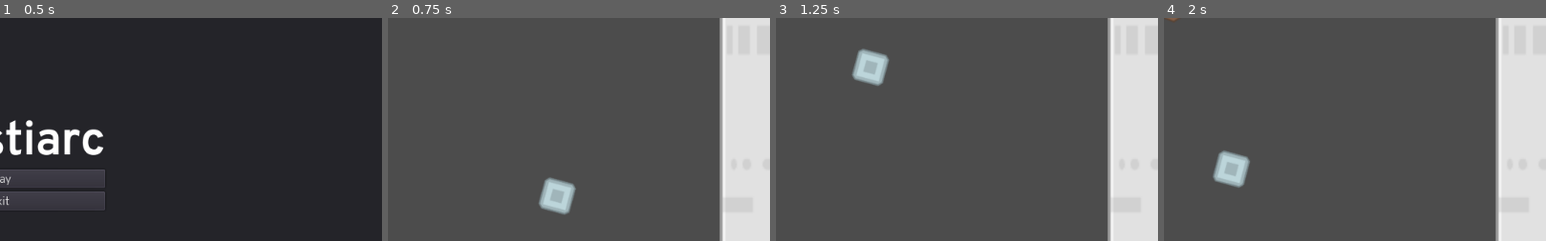
Above: before the commit, frames 1-4 (left to right).
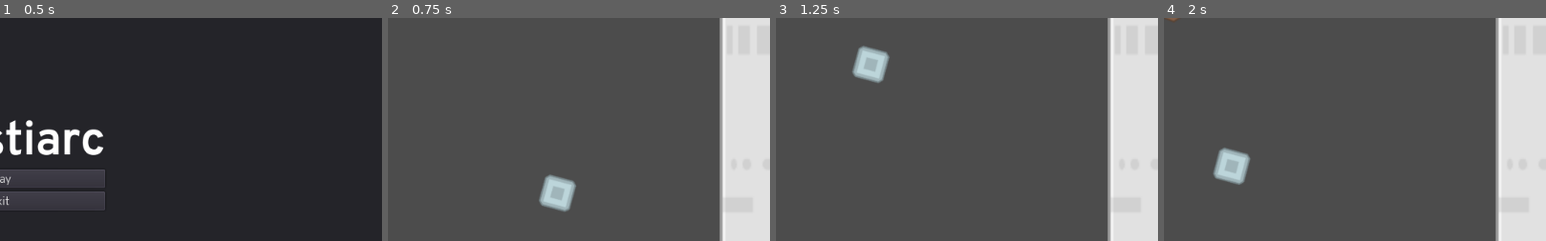
Above: after the commit, the same moments.

Repository: DrgnInventor/celestiarc
Game: Godot game, scene res://scenes/MainMenu.tscn
Same seed, same stepped clock (60 frames per second), same inputs: the game is played once before the commit and once after it.
Inputs:
- Up to frame 1 (0.5 s): no input
- Up to frame 2 (0.75 s): click "Play" at 0.5 s
- Up to frame 3 (1.25 s): no input
- Up to frame 4 (2 s): no input
The pictures show only the part of the screen within x 50-100%, y 19-69%; the shares and areas given below are measured in that part.

Frame 1 is identical in both runs. In frame 2, 0.5% of the frame differs, in the area x 39-50%, y 70-89%; in frame 3, 0.5%, in the area x 19-30%, y 12-31%; in frame 4, 0.5%.

Commit message:
Make platform react to radius in editor

Diff:
--- a/scenes/Main.tscn
+++ b/scenes/Main.tscn
@@ -34,5 +34,6 @@
 position = Vector2( 1021.85, 296.665 )
 
 [node name="RotatingPlatform" parent="." instance=ExtResource( 3 )]
-position = Vector2( 688.777, 268.303 )
+position = Vector2( 689.191, 264.475 )
+radius = 100
 rotational_velocity = 6.28
--- a/scripts/RotatingPlatform.gd
+++ b/scripts/RotatingPlatform.gd
@@ -1,13 +1,32 @@
+tool
 extends Node2D
 
-export var radius = 100
-export var rotational_velocity = 1.07
+export var radius = 100 setget set_radius
+export var rotational_velocity = 1.07 setget set_rotational_velocity
 onready var collider = $Collider
 
 
 func _ready():
-	collider.position.x += radius
+	collider.position.x = radius
 
 
 func _physics_process(delta):
-	rotation += rotational_velocity * delta
+	if not Engine.editor_hint:
+		rotation += rotational_velocity * delta
+
+
+func tool_refresh():
+	# Sometimes collider is null and in that case do nothing
+	# That probably is caused by tool being executed before collider is loaded
+	if Engine.editor_hint and collider != null:
+		collider.position.x = radius
+
+
+func set_radius(value):
+	radius = value
+	tool_refresh()
+
+
+func set_rotational_velocity(value):
+	rotational_velocity = value
+	tool_refresh()
